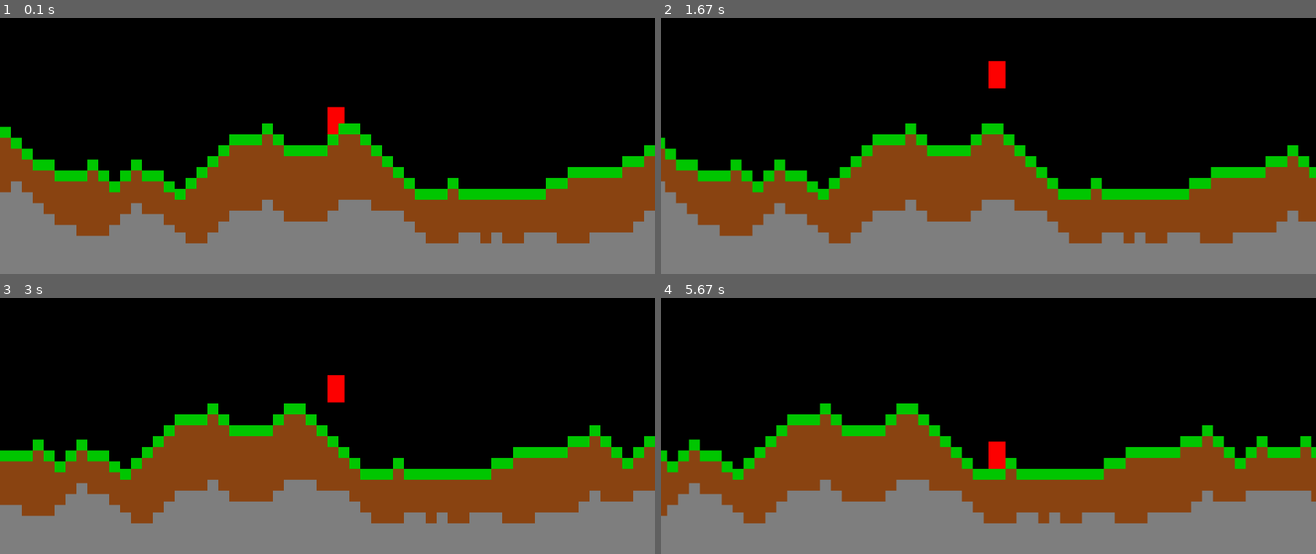
Above: before the commit, frames 1-4 (two rows, left to right).
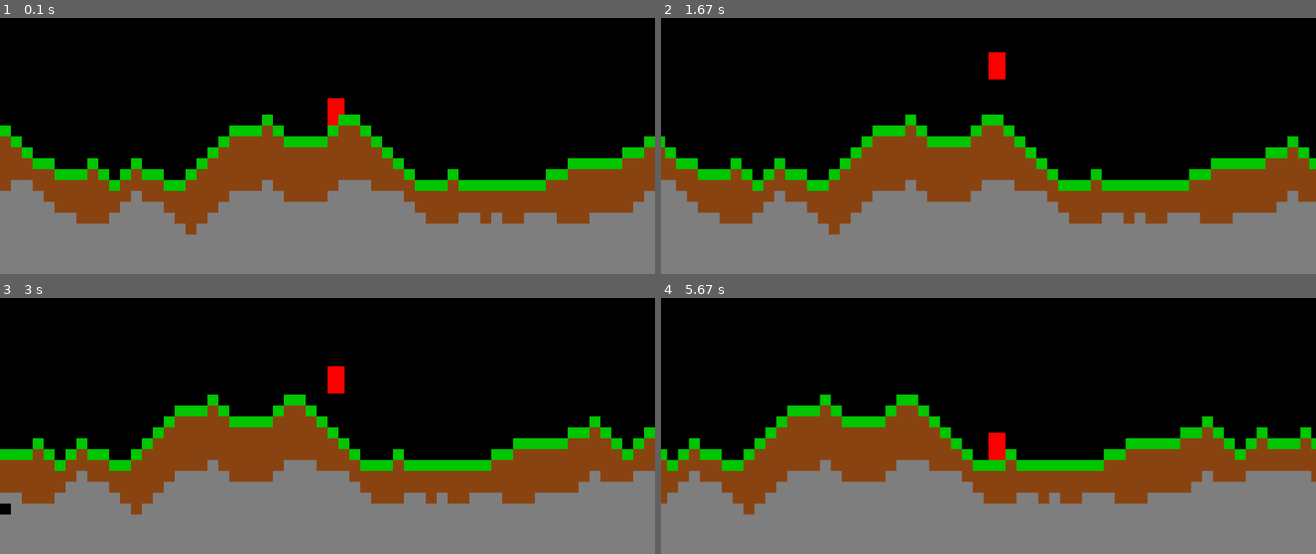
Above: after the commit, the same moments.

Repository: leonardoediting2006-ops/2d-pygame-game
Game: pygame game, started from main.py
Two runs of this game, one before a commit and one after it. Both use one fixed random seed, a clock stepped at 60 frames per second and the inputs below.
Inputs (mouse positions are in pixels of both pictures, inside the frame that each line leads up to):
- Up to frame 1 (0.1 s): no input
- Up to frame 2 (1.67 s): click (667, 130) at 0.38 s; hold Right 0.67-1.13 s; hold Up 1.17-1.47 s; hold Right from 1.5 s (still down)
- Up to frame 3 (3 s): release Right at 1.97 s; hold Left 2-2.53 s; click (6, 507) at 2.62 s; tap Space at 2.9 s
- Up to frame 4 (5.67 s): hold Left 3.23-3.63 s; hold Up 3.67-4.03 s; hold Right 4.07-4.7 s; hold Left 4.73-5.2 s; hold Right from 5.23 s (still down)

The runs differ from the first frame. In frame 1, 13% of the frame differs, in the area x 0-100%, y 31-89%; in frame 2, 14%; in frame 3, 14%; in frame 4, 15%, in the area x 0-100%, y 37-89%.

Commit message:
added mouse commands to add or delete  blocks

Diff:
--- a/main.py
+++ b/main.py
@@ -1,5 +1,6 @@
 import pygame
 import random
+
 pygame.init()
 
 
@@ -7,14 +8,14 @@
 WIDTH, HEIGHT = 1920, 980
 TILE_SIZE = 32
 world_width = 5000
-world_height =980
+world_height = 980
 player_velocity_y = 0
 gravity = 1
 player_speed = 7
 jump_strength = -20
 
 
-#camera variables
+# camera variables
 camera_x = 0
 camera_y = 0
 
@@ -25,7 +26,7 @@
 
 pygame.display.set_caption("Terraria Clone")
 
-player=pygame.Rect(WIDTH//2, HEIGHT//2, 50, 80) # x, y, width, height
+player = pygame.Rect(WIDTH // 2, HEIGHT // 2, 50, 80)  # x, y, width, height
 
 
 GRASS = 1
@@ -33,28 +34,33 @@
 STONE = 3
 
 
-
-tiles= []
-
-
-
-
-ground_start_y= HEIGHT-400
-stone_start_y = ground_start_y + 160
+tiles = []
+world_grid = []
+
+for x in range(0, world_width, TILE_SIZE):
+    for y in range(0, world_height, TILE_SIZE):
+        world_grid_rect = pygame.Rect(x, y, TILE_SIZE, TILE_SIZE)
+        world_grid.append(world_grid_rect)
+
+
+ground_start_y = (HEIGHT - 400) // TILE_SIZE * TILE_SIZE
+stone_start_y = ground_start_y + (160 // TILE_SIZE * TILE_SIZE)
+
+min_ground_y = (HEIGHT - 550) // TILE_SIZE * TILE_SIZE
+max_ground_y = (HEIGHT - 250) // TILE_SIZE * TILE_SIZE
 
 for x in range(0, world_width, TILE_SIZE):
     ground_start_y += random.choice([-TILE_SIZE, 0, TILE_SIZE])
 
-    ground_start_y = max(HEIGHT - 550, ground_start_y)
-    ground_start_y = min(HEIGHT - 250, ground_start_y)
+    ground_start_y = max(min_ground_y, ground_start_y)
+    ground_start_y = min(max_ground_y, ground_start_y)
 
     stone_start_y += random.choice([-TILE_SIZE, 0, TILE_SIZE])
 
-    stone_start_y = max(ground_start_y + 100, stone_start_y)
-    stone_start_y = min(ground_start_y + 200, stone_start_y)
+    stone_start_y = max(ground_start_y + 3 * TILE_SIZE, stone_start_y)
+    stone_start_y = min(ground_start_y + 6 * TILE_SIZE, stone_start_y)
 
     for y in range(ground_start_y, HEIGHT, TILE_SIZE):
-
         if y == ground_start_y:
             tile_type = GRASS
         elif y < stone_start_y:
@@ -66,7 +72,6 @@
         tiles.append((tile_rect, tile_type))
 
 
-
 print("Window created")
 
 running = True
@@ -74,10 +79,43 @@
     for event in pygame.event.get():
         if event.type == pygame.QUIT:
             running = False
+        if event.type == pygame.MOUSEBUTTONDOWN:
+            mouse_x, mouse_y = pygame.mouse.get_pos()
+
+            world_mouse_x = mouse_x + camera_x
+            world_mouse_y = mouse_y + camera_y
+
+            if event.button == 1:
+                # Left click: remove tile
+                for tile in tiles:
+                    tile_rect, tile_type = tile
+
+                    if tile_rect.collidepoint(world_mouse_x, world_mouse_y):
+                        tiles.remove(tile)
+                        break
+
+            elif event.button == 3:
+
+                for grid_tile in world_grid:
+                    if grid_tile.collidepoint(world_mouse_x, world_mouse_y):
+
+                        tile_exists = False
+                        for tile_rect, tile_type in tiles:
+                            if tile_rect.topleft == grid_tile.topleft:
+                                tile_exists = True
+                                break
+
+                        if not tile_exists:
+                            new_tile_rect = pygame.Rect(
+                                grid_tile.x, grid_tile.y, TILE_SIZE, TILE_SIZE
+                            )
+                            tiles.append((new_tile_rect, GRASS))
+                        break
+
 
     keys = pygame.key.get_pressed()
 
-    #horizzontal movement
+    # horizzontal movement
 
     horizontal_direction = 0
 
@@ -87,9 +125,6 @@
         horizontal_direction += player_speed
 
     player.x += horizontal_direction
-
-
-
 
     for tile_rect, tile_type in tiles:
         if player.colliderect(tile_rect):
@@ -98,7 +133,7 @@
             elif horizontal_direction < 0:  # Moving left
                 player.left = tile_rect.right
 
-    #jump logic
+    # jump logic
 
     jump_pressed = keys[pygame.K_UP] or keys[pygame.K_w] or keys[pygame.K_SPACE]
 
@@ -106,19 +141,15 @@
         player_velocity_y = jump_strength
         on_ground = False
 
-
-
     player_velocity_y += gravity
     player.y += player_velocity_y
 
     on_ground = False
 
     for tile_rect, tile_type in tiles:
-
         if player.colliderect(tile_rect):
-
             if player_velocity_y < 0:  # jumping up
-                player.top= tile_rect.bottom
+                player.top = tile_rect.bottom
                 player_velocity_y = 0
 
             if player_velocity_y > 0:  # falling down
@@ -127,12 +158,12 @@
                 on_ground = True
 
     screen.fill((0, 0, 0))
-
+    print(f"Player position: ({player.x}, {player.y})")  # Debugging player position
     camera_x = int(player.x - WIDTH // 2)
     camera_y = int(player.y - HEIGHT // 2)
-    camera_x = max(0,camera_x)
+    camera_x = max(0, camera_x)
     camera_x = min(world_width - WIDTH, camera_x)
-    camera_y = max(0,camera_y)
+    camera_y = max(0, camera_y)
     camera_y = min(world_height - HEIGHT, camera_y)
 
     player.x = max(0, player.x)
@@ -140,7 +171,11 @@
     player.y = max(0, player.y)
     player.y = min(world_height - player.height, player.y)
 
-    pygame.draw.rect(screen, (255, 0, 0), (player.x - camera_x, player.y - camera_y, player.width, player.height))# Draw the player relative to the camera
+    pygame.draw.rect(
+        screen,
+        (255, 0, 0),
+        (player.x - camera_x, player.y - camera_y, player.width, player.height),
+    )  # Draw the player relative to the camera
 
     for tile_rect, tile_type in tiles:
         if tile_type == GRASS:
@@ -150,8 +185,16 @@
         elif tile_type == STONE:
             color = (128, 128, 128)
 
-        pygame.draw.rect(screen, color, (tile_rect.x - camera_x, tile_rect.y - camera_y, tile_rect.width, tile_rect.height))# Draw tiles relative to the camera
-
+        pygame.draw.rect(
+            screen,
+            color,
+            (
+                tile_rect.x - camera_x,
+                tile_rect.y - camera_y,
+                tile_rect.width,
+                tile_rect.height,
+            ),
+        )  # Draw tiles relative to the camera
 
     pygame.display.flip()
     clock.tick(FPS)
--- a/pixi.toml
+++ b/pixi.toml
@@ -11,3 +11,4 @@
 [dependencies]
 python = "3.12.*"
 pygame = ">=2.6.1,<3"
+ruff = ">=0.15.15,<0.16"
Not shown, changed: pixi.lock
